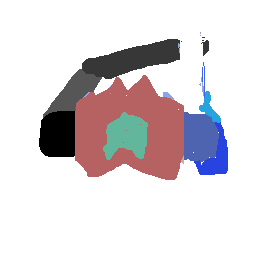
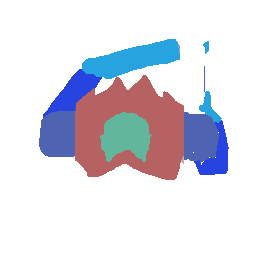
The second 256×256 image is a revision of the first. Changes to its layers:
painted on "head" over box(100, 112, 152, 162)
painted on "beat-full.png" over box(82, 86, 179, 110)
painted on "gun #1" over box(209, 101, 229, 149)
painted on "gun" over box(175, 32, 209, 110)
painted on "arm" over box(39, 37, 209, 157)
